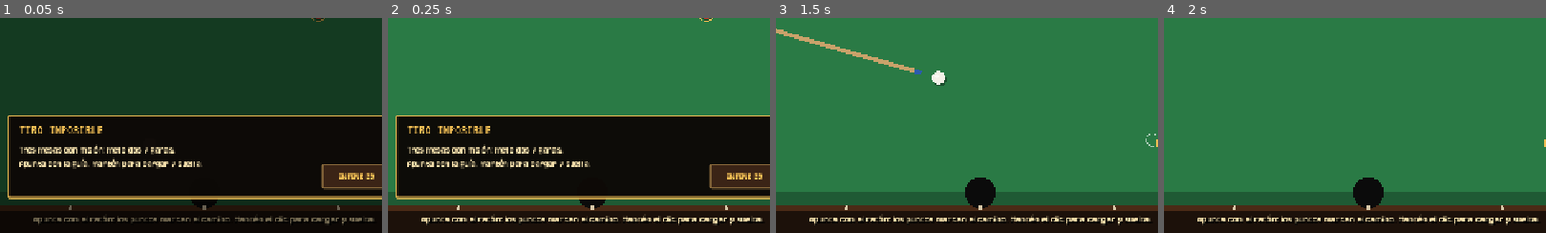
Above: before the commit, frames 1-4 (left to right).
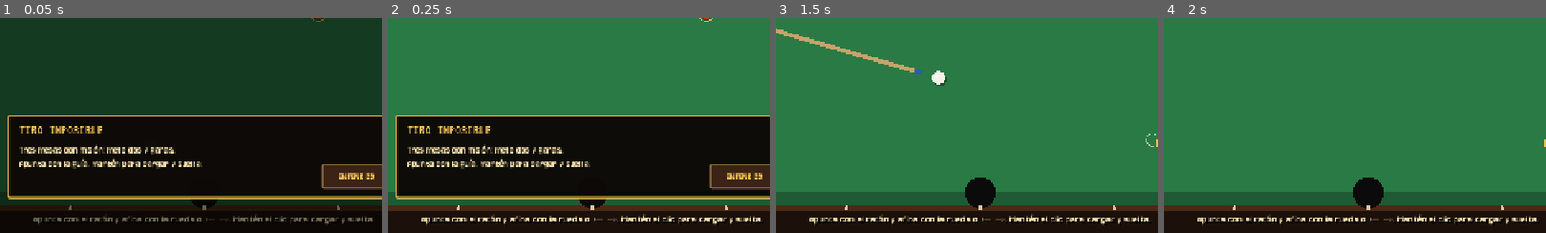
Above: after the commit, the same moments.

Repository: Roitxelo/MACLARENS
Game: Godot game, scene res://tests/billar_test.tscn
Two runs of this game, one before a commit and one after it. Both use one fixed random seed, a clock stepped at 60 frames per second and the inputs below. This scene is started directly instead of the project's main scene.
Inputs (mouse positions are % of the whole screen's width and height, from its top left):
- Up to frame 1 (0.05 s): no input
- Up to frame 2 (0.25 s): no input
- Up to frame 3 (1.5 s): click "RENDIRSE" at 0.5 s; tap Enter at 1.25 s; move the mouse to (50, 50) at 1.27 s; hold Right from 1.28 s (still down); tap P at 1.35 s; click (50, 50) at 1.42 s
- Up to frame 4 (2 s): keep holding Right; tap Space at 1.52 s
The pictures show only the part of the screen within x 23-73%, y 47-97%; the shares and areas given below are measured in that part.

The runs differ from the first frame. In frame 1, 0.7% of the frame differs, in the area x 29-98%, y 91-97%; in frame 2, 0.9%; in frame 3, 0.9%; in frame 4, 0.9%.

Commit message:
fix: guía del billar fluida y rueda del ratón para afinar (C09)
Review 04: la guía iba a saltos. Se refrescaba cada 0,05 s y, si la
blanca no tocaba bola, simulaba 8 s de tiro. Ahora se recalcula en cada
fotograma y se para en cuanto tiene lo que enseña: 0,7 ms de media
(antes 2,1) y menos de 5 ms el peor caso (antes 15). La prueba del
billar lo mide.

Co-Authored-By: Claude Opus 5.5 <noreply@anthropic.com>
Claude-Session: https://claude.ai/code/session_01KxFFSA6PmMB8uevDQh2Wfw

Diff:
--- a/game/night/catalog.gd
+++ b/game/night/catalog.gd
@@ -82,7 +82,7 @@
 	"taco": {"name": "Taco de nácar", "price": 30, "game": "billar",
 		"text": "La barra de potencia sube más despacio: más control del golpe."},
 	"guante": {"name": "Guante de billar", "price": 25, "game": "billar",
-		"text": "Las flechas afinan la puntería cuatro veces más fino."},
+		"text": "Las flechas y la rueda afinan la puntería cuatro veces más fino."},
 	"repeticion": {"name": "Bola de la suerte", "price": 40, "game": "billar",
 		"text": "Una vez por serie de billar puedes repetir un tiro fallado."},
 	"fusta": {"name": "Fusta nueva", "price": 30, "game": "horse",
--- a/game/tests/billar_test.gd
+++ b/game/tests/billar_test.gd
@@ -32,5 +32,26 @@
 			ok = ok and g.made >= 2 and Night.money == money_before + 20
 		else:
 			ok = ok and g.made < 2 and Night.money < money_before
+	# (4) La guía se calcula rápido en todas las mesas y ángulos (review 04: iba a saltos).
+	var worst := 0.0
+	var total := 0.0
+	var calls := 0
+	for lv in [1, 2, 3]:
+		for i in 3:
+			main.go("billar", {"rival": {"id": "tino", "name": "Tino", "stake": 20, "level": lv}})
+			await get_tree().process_frame
+			var b = main.current
+			b.shot_index = i
+			b._load_shot()
+			for k in 72:
+				for pw in [0.3, 1.0]:
+					var t0 := Time.get_ticks_usec()
+					b.guide_paths(deg_to_rad(k * 5.0), pw)
+					var ms := float(Time.get_ticks_usec() - t0) / 1000.0
+					worst = maxf(worst, ms)
+					total += ms
+					calls += 1
+	print("guía: media %.2f ms, peor %.2f ms (%d cálculos)" % [total / calls, worst, calls])
+	ok = ok and worst < 8.0
 	print("BILLAR_TEST_OK" if ok else "BILLAR_TEST_FAIL")
 	get_tree().quit()
--- a/game/ui/minigames/billar.gd
+++ b/game/ui/minigames/billar.gd
@@ -30,7 +30,6 @@
 var _steady_path: Array = []
 var _steady_t := 0.0
 var _guide: Array = []                 # [camino de la blanca, camino de la bola tocada, índice]
-var _guide_t := 0.0
 var _guide_key := Vector2(INF, INF)    # (ángulo, potencia) de la última guía calculada
 var _last_power := 0.7
 var autoplay := false
@@ -118,7 +117,7 @@
 	var target: Vector2 = sim.pos[1]
 	aim = ((target - (sim.pos[0] as Vector2))).angle()
 	mission_label.text = "TIRO %d/3 · %s — %s" % [shot_index + 1, layout["name"], layout["mission"]]
-	info.text = "Apunta con el ratón: los puntos marcan el camino. Mantén el clic para cargar y suelta."
+	info.text = "Apunta con el ratón y afina con la rueda o ← →. Mantén el clic para cargar y suelta."
 	_update_score()
 
 func _update_score() -> void:
@@ -135,6 +134,10 @@
 		var d := _table_mouse() - (sim.pos[0] as Vector2)
 		if d.length() > 4.0:
 			aim = d.angle()
+	elif event is InputEventMouseButton and event.pressed and event.button_index in [MOUSE_BUTTON_WHEEL_UP, MOUSE_BUTTON_WHEEL_DOWN] and state in ["aim", "charging"]:
+		# Rueda: afina sin mover el ratón (0,1°; con el Guante, 0,025°).
+		var fine := deg_to_rad(0.025 if Night.has_trinket("guante") else 0.1)
+		aim += fine if event.button_index == MOUSE_BUTTON_WHEEL_UP else -fine
 	elif event is InputEventMouseButton and event.pressed and event.button_index == MOUSE_BUTTON_LEFT and state == "aim":
 		state = "charging"
 		charge_t = 0.0
@@ -334,12 +337,11 @@
 func guide_object_length() -> float:
 	return GUIDE_BASE_OBJECT + (GUIDE_TIZA_OBJECT if Night.has_trinket("tiza") else 0.0)
 
-func _refresh_guide(delta: float, p: float) -> void:
-	_guide_t -= delta
+## Se recalcula en el mismo frame en que cambian el ángulo o la potencia.
+func _refresh_guide(_delta: float, p: float) -> void:
 	var key := Vector2(aim, p)
-	if _guide_t > 0.0 or key.distance_to(_guide_key) < 0.0005:
+	if key.distance_to(_guide_key) < 0.00005:
 		return
-	_guide_t = 0.05
 	_guide_key = key
 	_guide = guide_paths(aim, p)
 
@@ -392,7 +394,9 @@
 			obj.append(cur)
 			if not copy.alive[obj_i]:
 				obj_len = obj_max
-		if cue_done and obj_len >= obj_max:
+		# Se para en cuanto la guía tiene lo que va a enseñar (review 04: iba a
+		# saltos). Si la blanca acabó sin mover ninguna bola, no hay más que ver.
+		if cue_done and (obj_i < 0 or obj_len >= obj_max):
 			break
 	return [cue, obj, obj_i]
 
Not shown, changed: docs/coordination/TASK_BOARD.md
Not shown, changed: docs/reviews/REVIEW_04_ROI.md
